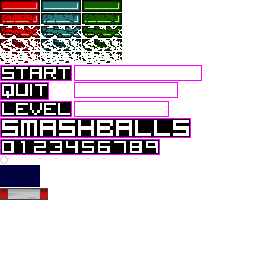
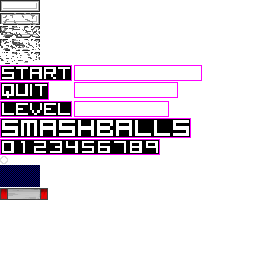
Layered file, before and after one edit (256 x 256). Changes by layer:
painted on "Layer" over 0, 0, 122, 64
